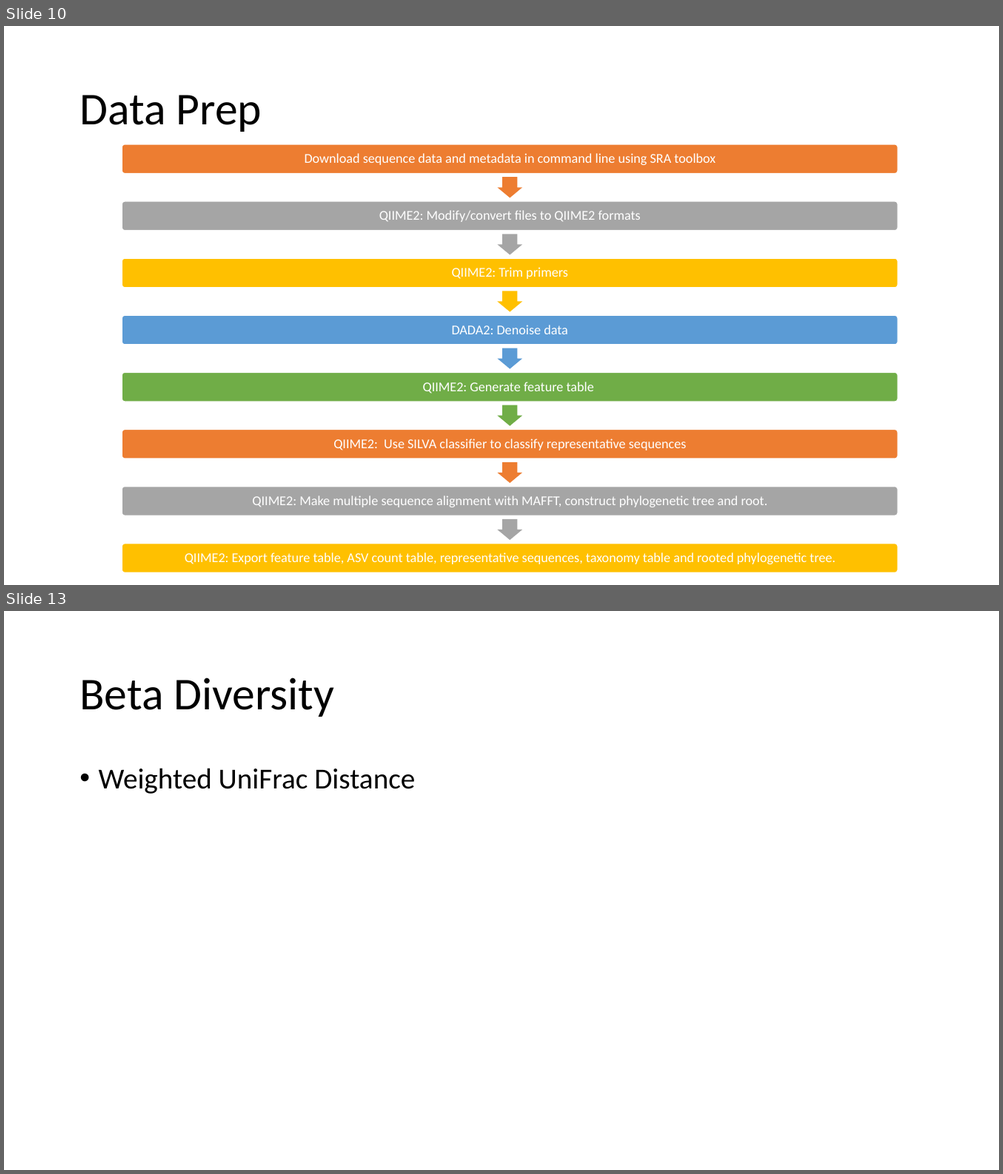
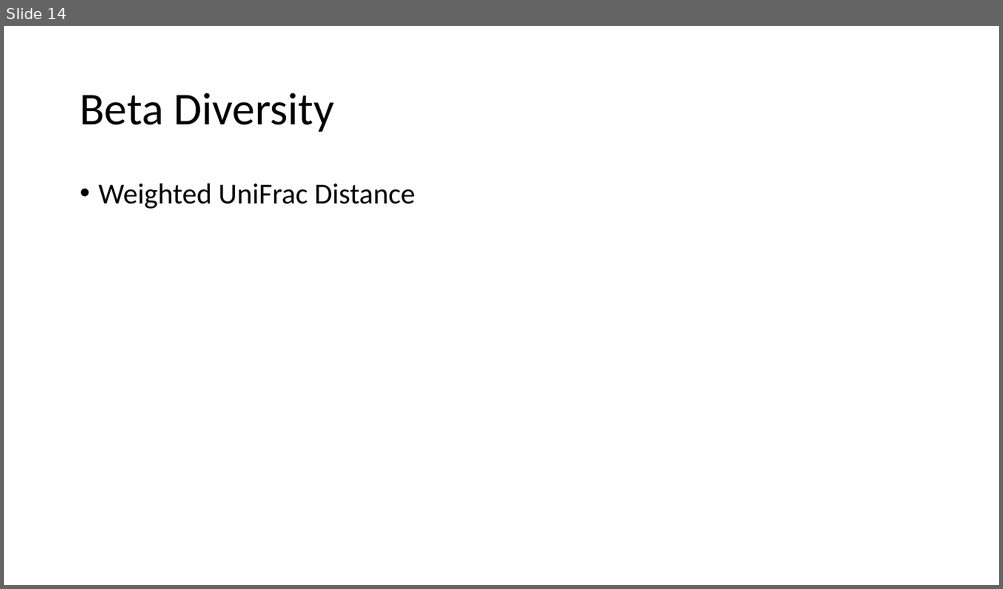
Before and after one commit to amysolman/PhD, a slide deck: Projects/Chapter1/community-assembly.pptx. Shown one above the other, each under a label of ours: slides 10 and 13 before the commit, slide 14 after it; the slides between them are not shown. The pictures are 1003x1174 and 1003x589 pixels, drawn with LibreOffice and Linux fonts; fonts in the diff are those of the drawing. Boxes give left, top, right and bottom in pixels: in the first picture for what was removed or moved away, otherwise in the second. Text is boxed around its words. In the diff, an @@ line names an element or a change of style, - is before the commit and + after.

```diff
--- a/Projects/Chapter1/community-assembly.pptx
+++ b/Projects/Chapter1/community-assembly.pptx
@@ slide 10 removed at (x1=4, y1=26, x2=999, y2=585), background #FFFFFF @@
@@ title removed at (x1=79, y1=95, x2=262, y2=132) @@
-Data Prep
@@ group removed at (x1=122, y1=144, x2=898, y2=573): 8 rounded rectangles, 8 texts, 7 right arrows @@
-Download sequence data and metadata in command line using SRA toolbox
-QIIME2: Modify/convert files to QIIME2 formats
-QIIME2: Trim primers
-DADA2: Denoise data
-QIIME2: Generate feature table
-QIIME2: Use SILVA classifier to classify representative sequences
-QIIME2: Make multiple sequence alignment with MAFFT, construct phylogenetic tree and root.
-QIIME2: Export feature table, ASV count table, representative sequences, taxonomy table and rooted phylogenetic tree.
@@ what was slide 13 is now slide 14 @@
```
Also in this commit, not shown: 1 slide changed, 5 slides added, 1 other slide removed, 38 other files.
